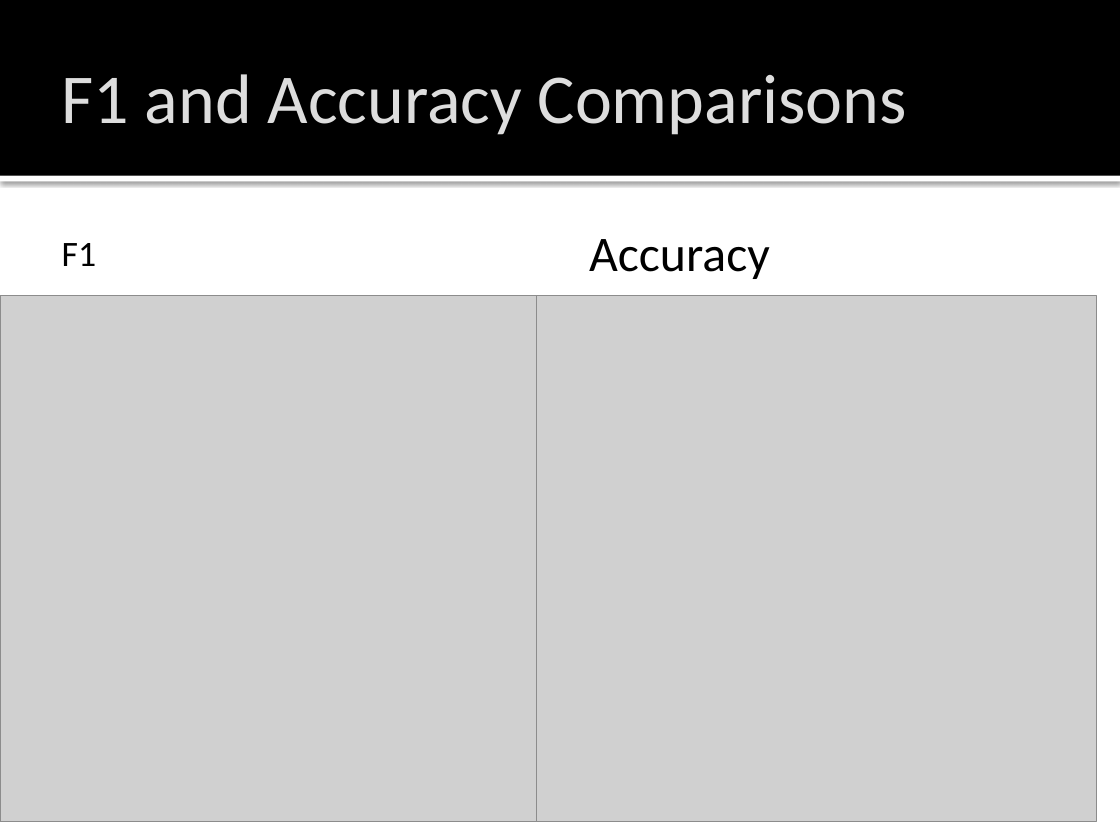
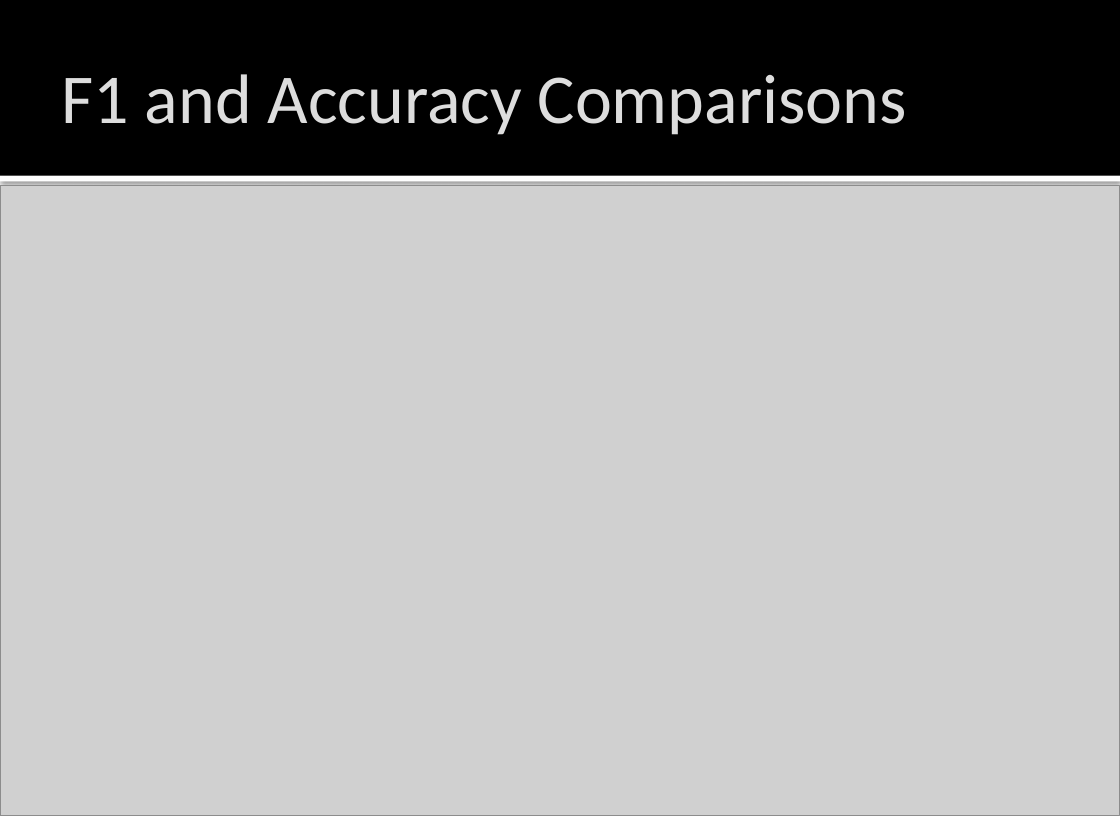
Before and after one commit to TarazGr/FDS-Final, a slide deck: slide 32 of Prova.pptx. Drawn at 1120x840 pixels with LibreOffice and Linux fonts; fonts in the diff are those of the drawing; grey boxes stand for pictures. Boxes give left, top, right and bottom in pixels: in the first picture for what was removed or moved away, otherwise in the second. Text is boxed around its words. In the diff, an @@ line names an element or a change of style, - is before the commit and + after.

```diff
--- a/Prova.pptx
+++ b/Prova.pptx
@@ picture added at [0,186,1120,815] @@
@@ text removed at [589,239,770,279] @@
-Accuracy
@@ text removed at [62,243,97,266] @@
-F1
@@ picture removed at [0,296,560,821] @@
@@ picture removed at [536,296,1096,821] @@
```
Also in this commit, not shown: 7 other files.
